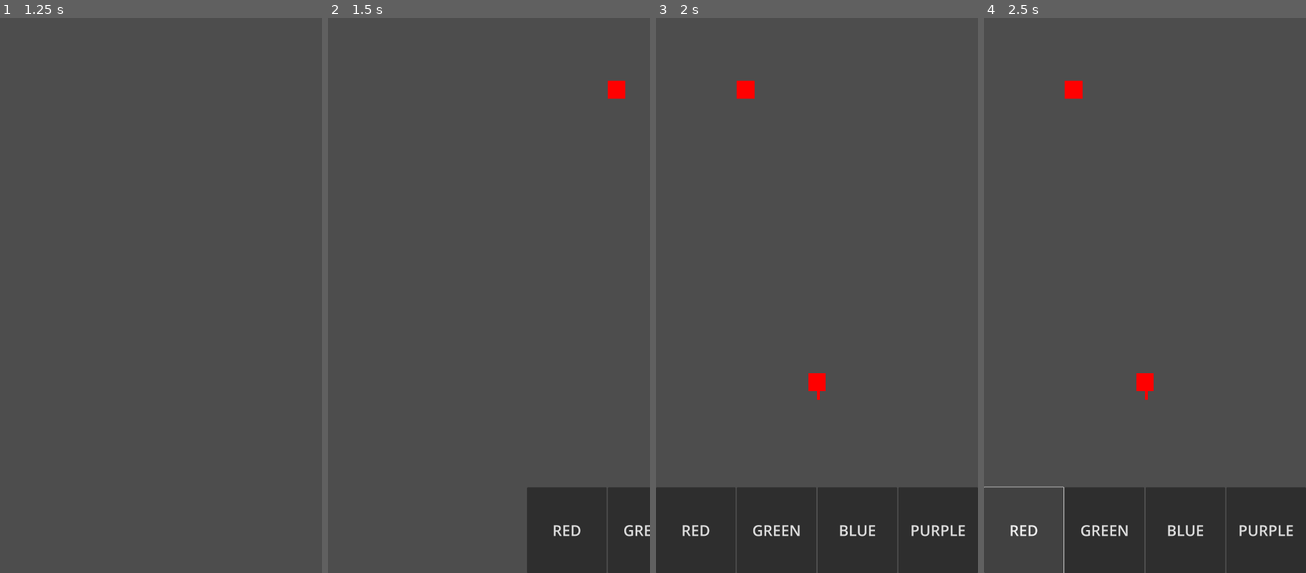
Above: before the commit, frames 1-4 (left to right).
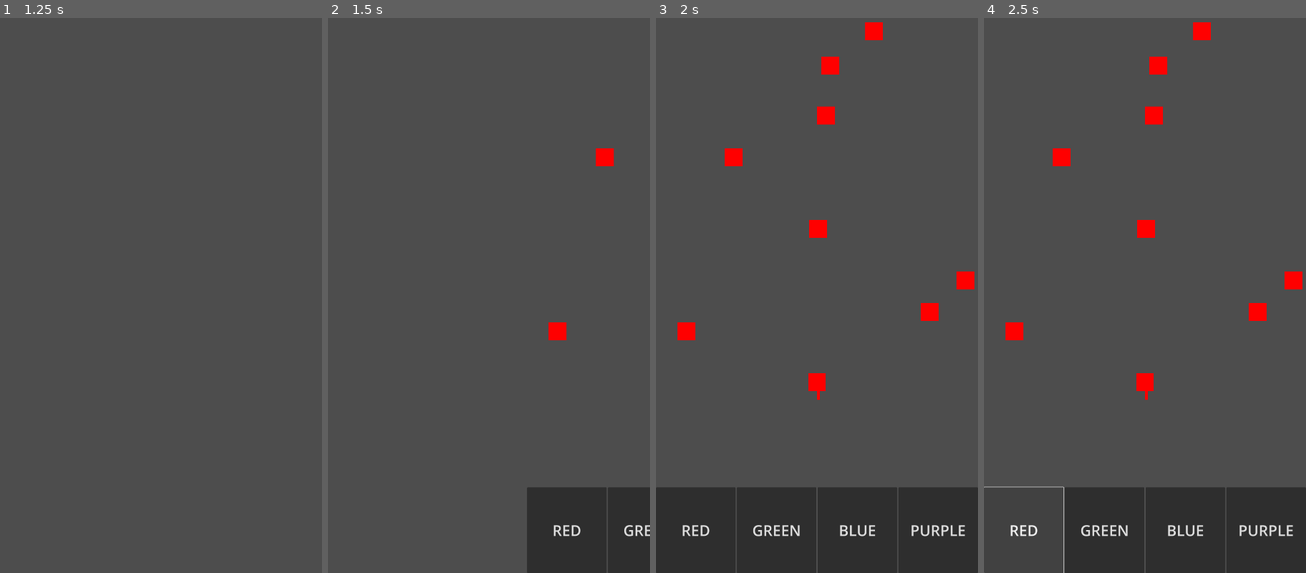
Above: after the commit, the same moments.

Repository: Xavier-Royer/Color-Jumper
Game: Godot game, scene res://Main.tscn
Same seed, same stepped clock (60 frames per second), same inputs: the game is played once before the commit and once after it.
Inputs (mouse positions are in pixels of both pictures, inside the frame that each line leads up to):
- Up to frame 1 (1.25 s): click "PLAY" at 0.5 s
- Up to frame 2 (1.5 s): move the mouse to (559, 256) at 1.27 s; press the mouse at (559, 256) at 1.28 s
- Up to frame 3 (2 s): no input
- Up to frame 4 (2.5 s): release the mouse at (1215, 256) at 2 s; click "RED" at 2 s

Frame 1 is identical in both runs. In frame 2, 0.6% of the frame differs, in the area x 68-93%, y 11-59%; in frame 3, 1.6%, in the area x 6-99%, y 0-59%; in frame 4, 1.6%.

Commit message:
fixed spawn timer and spawn range

Diff:
--- a/game_screen.gd
+++ b/game_screen.gd
@@ -76,14 +76,12 @@
 
 
 	#generates the rest of the starting blocks
-	for i in randi_range(8,10):
+	for i in randi_range(10,12):
 		block = blockScene.instantiate()
 		block.number = blocksSpawned
 		movingObjects.add_child(block)
-		block.position = Vector2(300,300)
-		print("block spawned")
-		#block.position = Vector2(randi_range(10,screen_size.x - 10),randi_range(30,screen_size.y * (2.0/3.0) - 100))
-		block.connect("invalidBlock",spawnBlock)
+		block.position = Vector2(randi_range(30,screen_size.x - 35),randi_range(-50,screen_size.y * (2.0/3.0) - 100))
+		#block.connect("invalidBlock",spawnBlock)
 		block.setColor("RED")
 		blocksSpawned+=1
 
@@ -166,7 +164,7 @@
 	block.connect("invalidBlock",spawnBlock)
 
 	#set block position
-	var blockPosition = Vector2(randi_range(10,screen_size.x-10),randi_range(-200,-250))
+	var blockPosition = Vector2(randi_range(30,screen_size.x-30),randi_range(-200,-250))
 	block.set_deferred("global_position", blockPosition)
 	#block.global_position = blockPosition
 
@@ -191,6 +189,7 @@
 
 func gameOver():
 	if gameState == "PLAYING":
+		$SpawnTimer.stop()
 		player.hide()
 		gameState = "OVER"
 		emit_signal("gameOverScreen")
